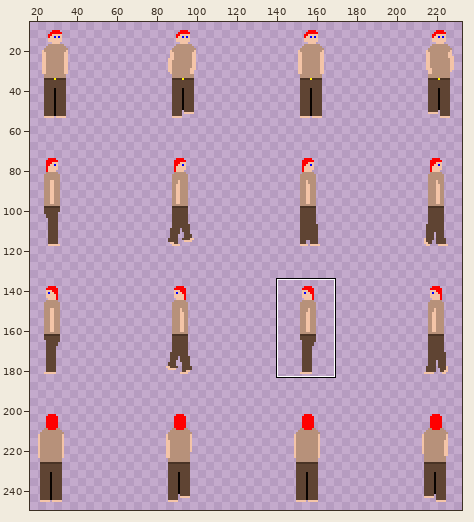
Sprite sheet -- Assets/Art/PlayerTextureAtlas.png. Above, an overview of the earlier version with the close-up marked.
Close-up. The starting point:
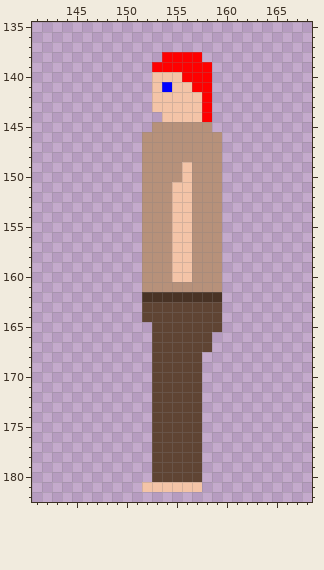
The file is 512x256 pixels. Shown: x 141..168, y 135..182. The wide view leaves out empty margins.
New version:
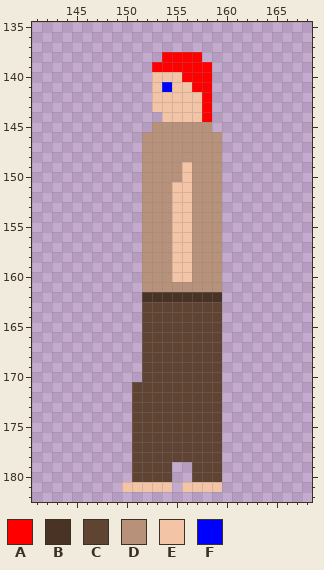
Palette (. is transparent): A #ff0000  B #493325  C #5f4433  D #b7917a  E #f4c4a7  F #0000ff
Log entry: Improved image quality and animations.
What changed:
y 165: x 152 . -> C
y 166..167: x 152 . -> C; x 159 . -> C
y 168..170: x 152 . -> C; x 158..159 .. -> CC
y 171..178: x 151..152 .. -> CC; x 158..159 .. -> CC
y 179..180: x 151..152 .. -> CC; x 155..156 CC -> ..; x 158..159 .. -> CC
y 181: x 150..151 .. -> EE; x 155 E -> .; x 158..159 .. -> EE
Changed places in both close-ups, as pixel boxes (x1, y1, x2, y2):
changed: (122, 322, 222, 492)
